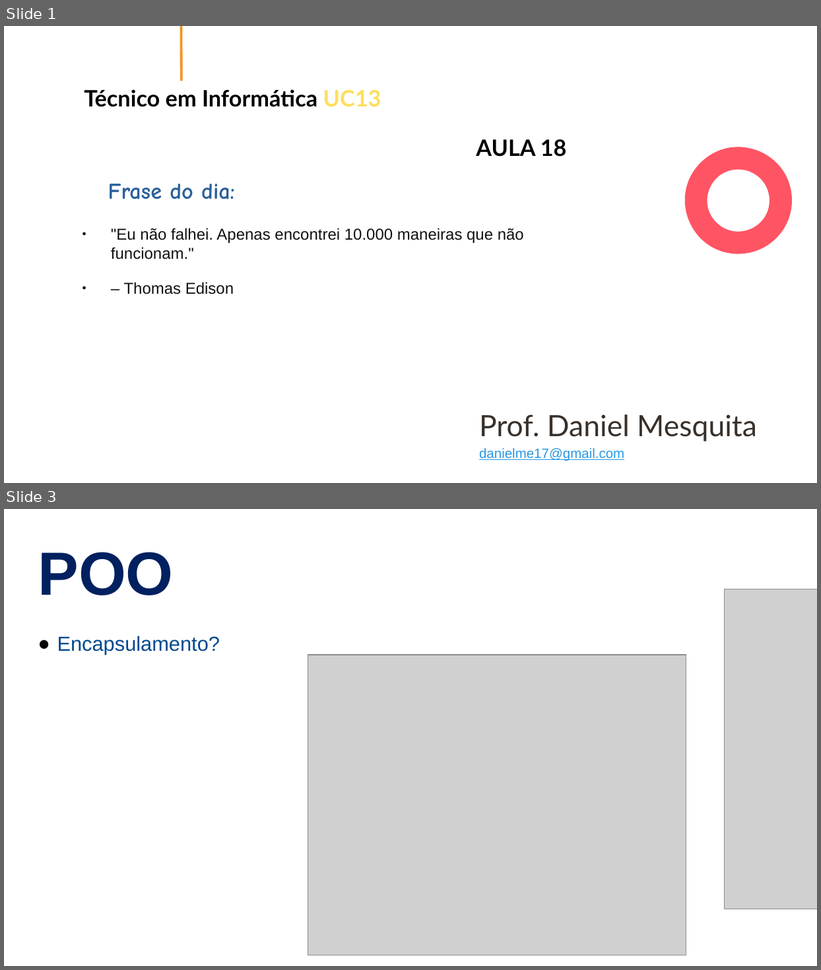
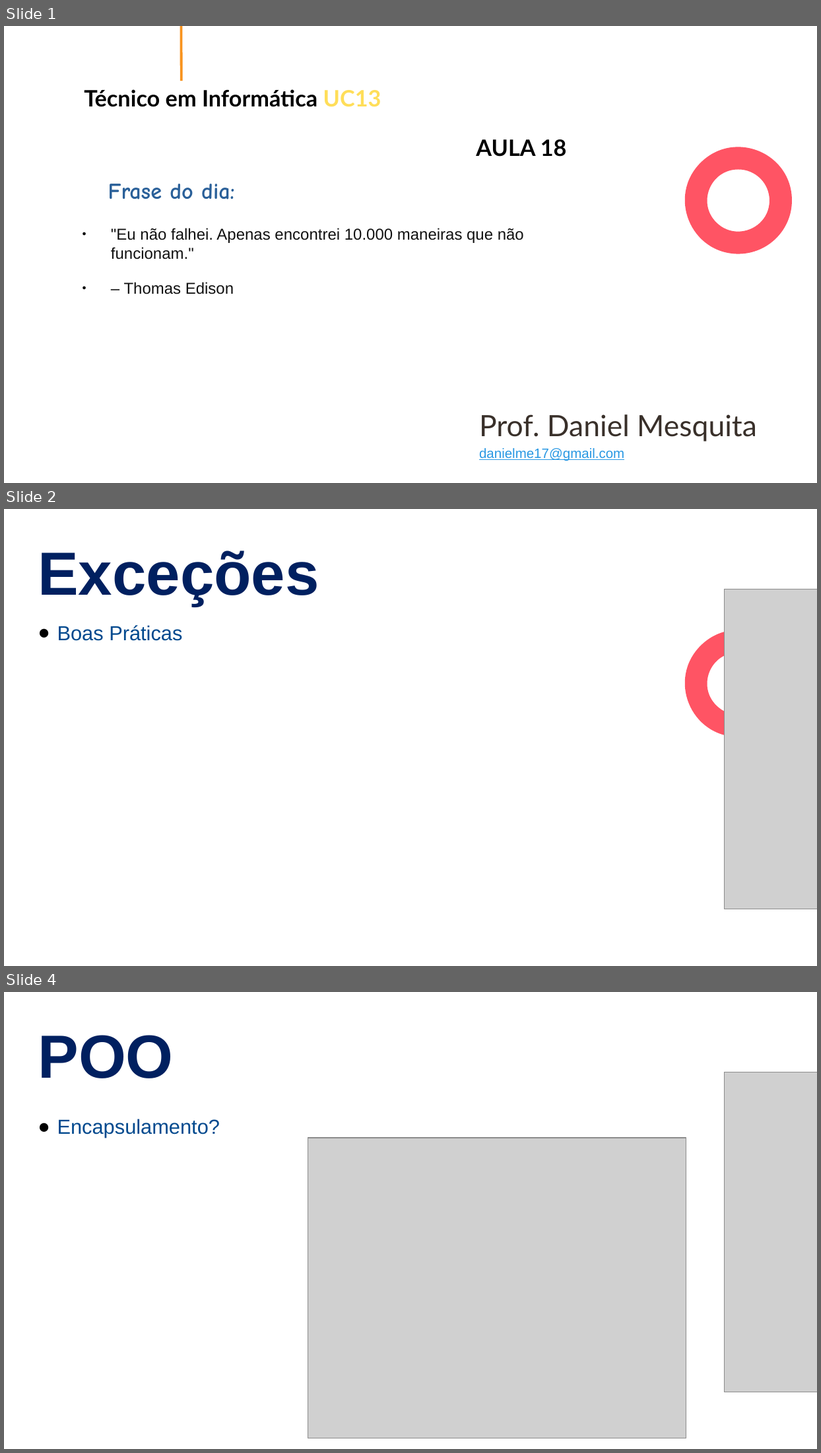
Before and after one commit to NaturalCoder/TI96, a slide deck: Aula18/Aula18.pptx. Shown one above the other, each under a label of ours: slides 1 and 3 before the commit, slides 1, 2 and 4 after it; the slides between them are not shown. The pictures are 821x970 and 821x1453 pixels, drawn with LibreOffice and Linux fonts; fonts in the diff are those of the drawing; grey boxes stand for pictures. Boxes give left, top, right and bottom in pixels: in the first picture for what was removed or moved away, otherwise in the second. Text is boxed around its words. In the diff, an @@ line names an element or a change of style, - is before the commit and + after.

```diff
--- a/Aula18/Aula18.pptx
+++ b/Aula18/Aula18.pptx
@@ slide 2 added at [4, 509, 817, 966], background #FFFFFF; not listed: 1 template element that a slide beside it also shows @@
@@ text added at [38, 551, 319, 606], 54 pt, text #002060, bold @@
+Exceções
@@ picture added at [725, 590, 817, 910] @@
@@ text added at [57, 625, 182, 641], 18 pt, text #01498E @@
+● Boas Práticas
@@ what was slide 3 is now slide 4 @@
```
Also in this commit, not shown: 1 slide changed, 3 other slides added, 20 slides removed, 9 other files.
